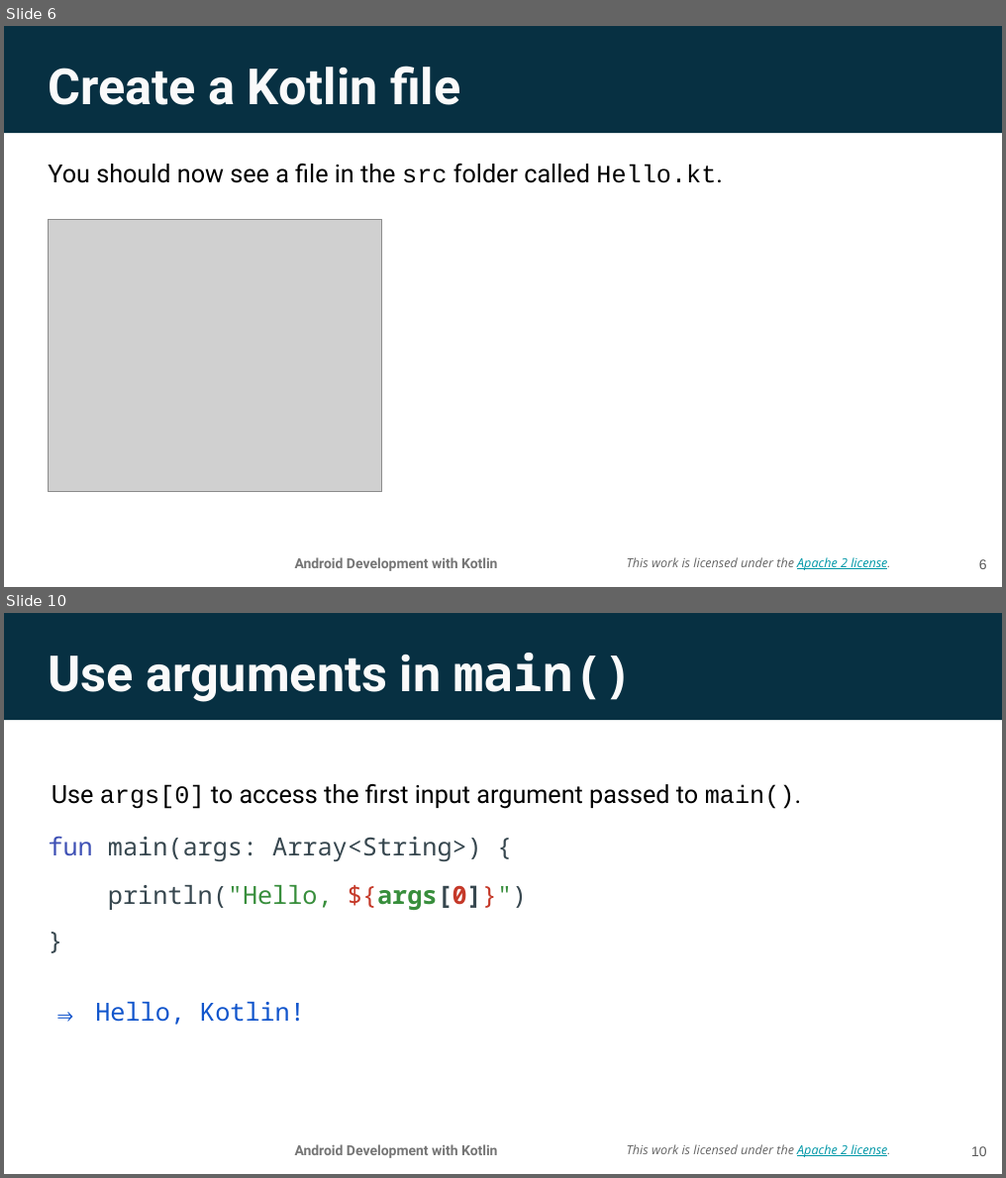
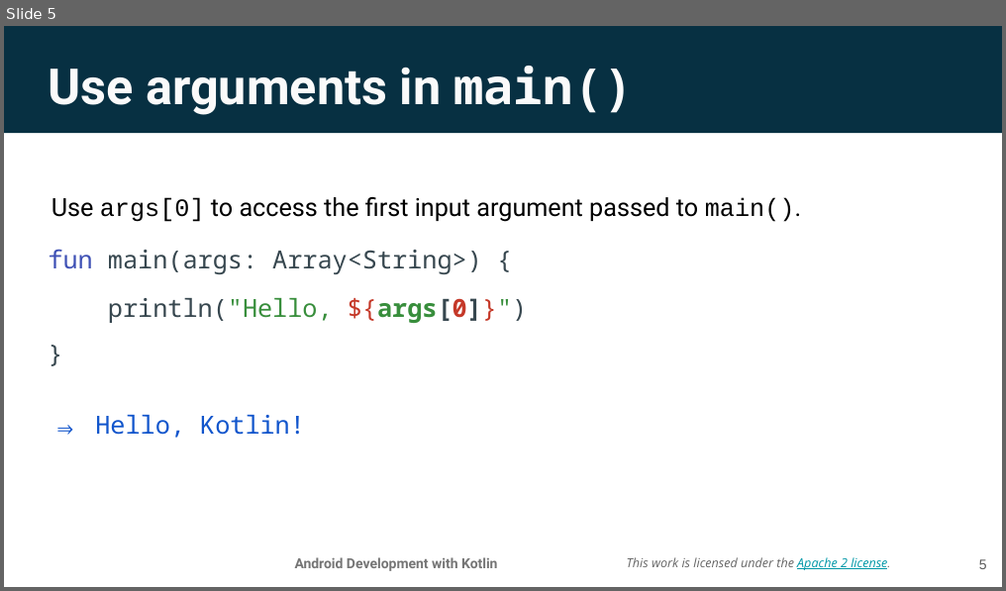
Before and after one commit to aadityaguptaa/Android-Bootcamp-PSNA, a slide deck: Day-0/Lesson 2_ Functions.pptx. Shown one above the other, each under a label of ours: slides 6 and 10 before the commit, slide 5 after it; the slides between them are not shown. The pictures are 1006x1178 and 1006x591 pixels, drawn with LibreOffice and Linux fonts; fonts in the diff are those of the drawing; grey boxes stand for pictures; background and template pictures are left out. Boxes give left, top, right and bottom in pixels: in the first picture for what was removed or moved away, otherwise in the second. Text is boxed around its words. In the diff, an @@ line names an element or a change of style, - is before the commit and + after.

```diff
--- a/Day-0/Lesson 2_ Functions.pptx
+++ b/Day-0/Lesson 2_ Functions.pptx
@@ slide 6 removed at [4,26,1002,587], background picture (left out); not listed: 3 template elements that a slide beside it also shows @@
@@ title removed at [48,66,460,105] @@
-Create a Kotlin file
@@ text removed at [48,164,723,183] @@
-You should now see a file in the src folder called Hello.kt.
@@ picture removed at [48,220,381,492] @@
@@ page number removed at [979,560,987,570] @@
-6
@@ what was slide 10 is now slide 5 @@
@@ page number at [979,560,987,570]: text changed @@
-10
+5
```
Also in this commit, not shown: 4 slides changed, 4 other slides removed.
